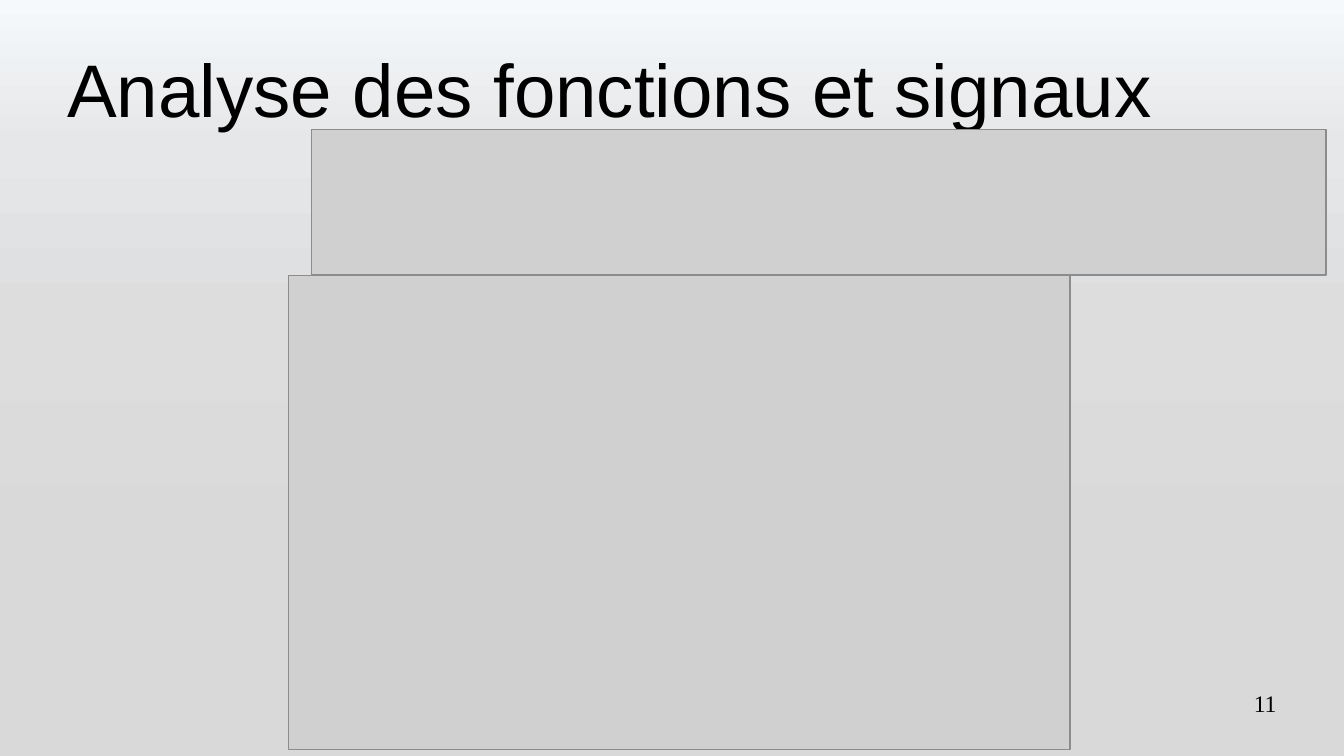
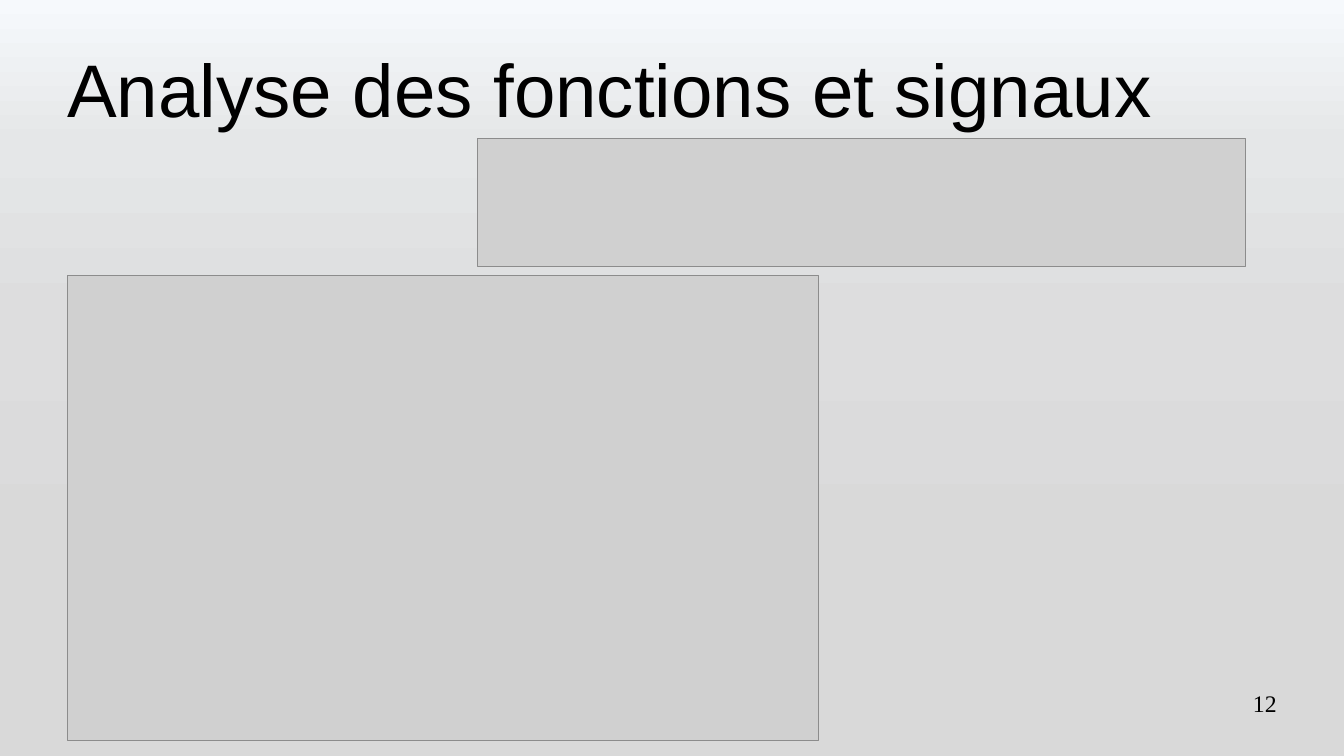
Before and after one commit to romain327/machine-turing, a slide deck: slide 12 of presentation/Presentation Machine de Turing.pptx (slide 11 before the commit). Drawn at 1344x756 pixels with LibreOffice and Linux fonts; fonts in the diff are those of the drawing; grey boxes stand for pictures. Boxes give left, top, right and bottom in pixels: in the first picture for what was removed or moved away, otherwise in the second. Text is boxed around its words. In the diff, an @@ line names an element or a change of style, - is before the commit and + after.

```diff
--- a/presentation/Presentation Machine de Turing.pptx
+++ b/presentation/Presentation Machine de Turing.pptx
@@ picture: place and size @@
-picture at (312, 129, 1327, 274)
+picture at (477, 138, 1245, 266)
@@ picture: place and size @@
-picture at (289, 276, 1071, 750)
+picture at (67, 276, 818, 742)
@@ page number at (1253, 696, 1277, 712): text changed @@
-11
+12
```
Also in this commit, not shown: 12 other slides changed, 6 slides added, 1 slide removed, 12 other files.
